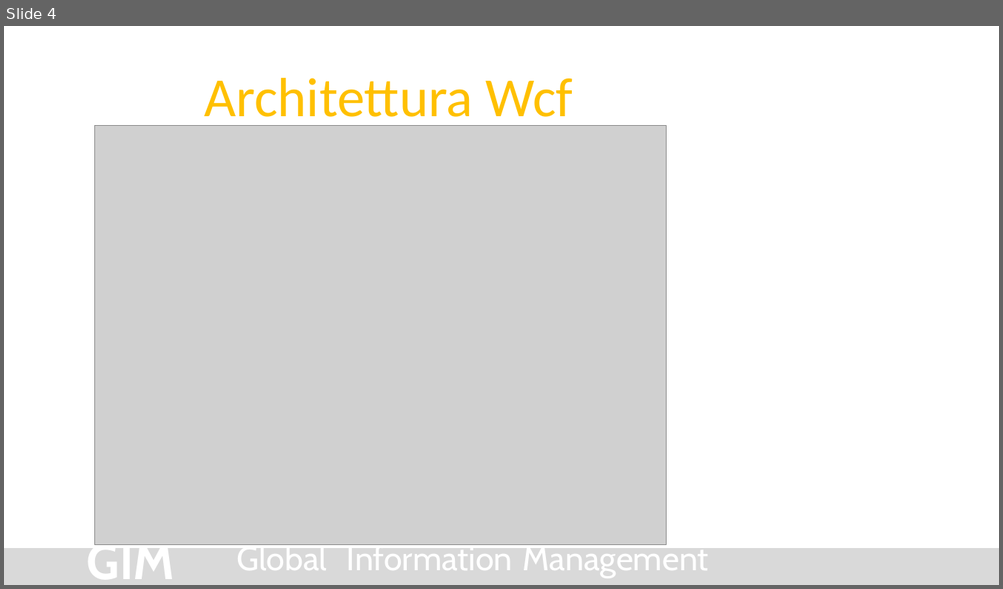
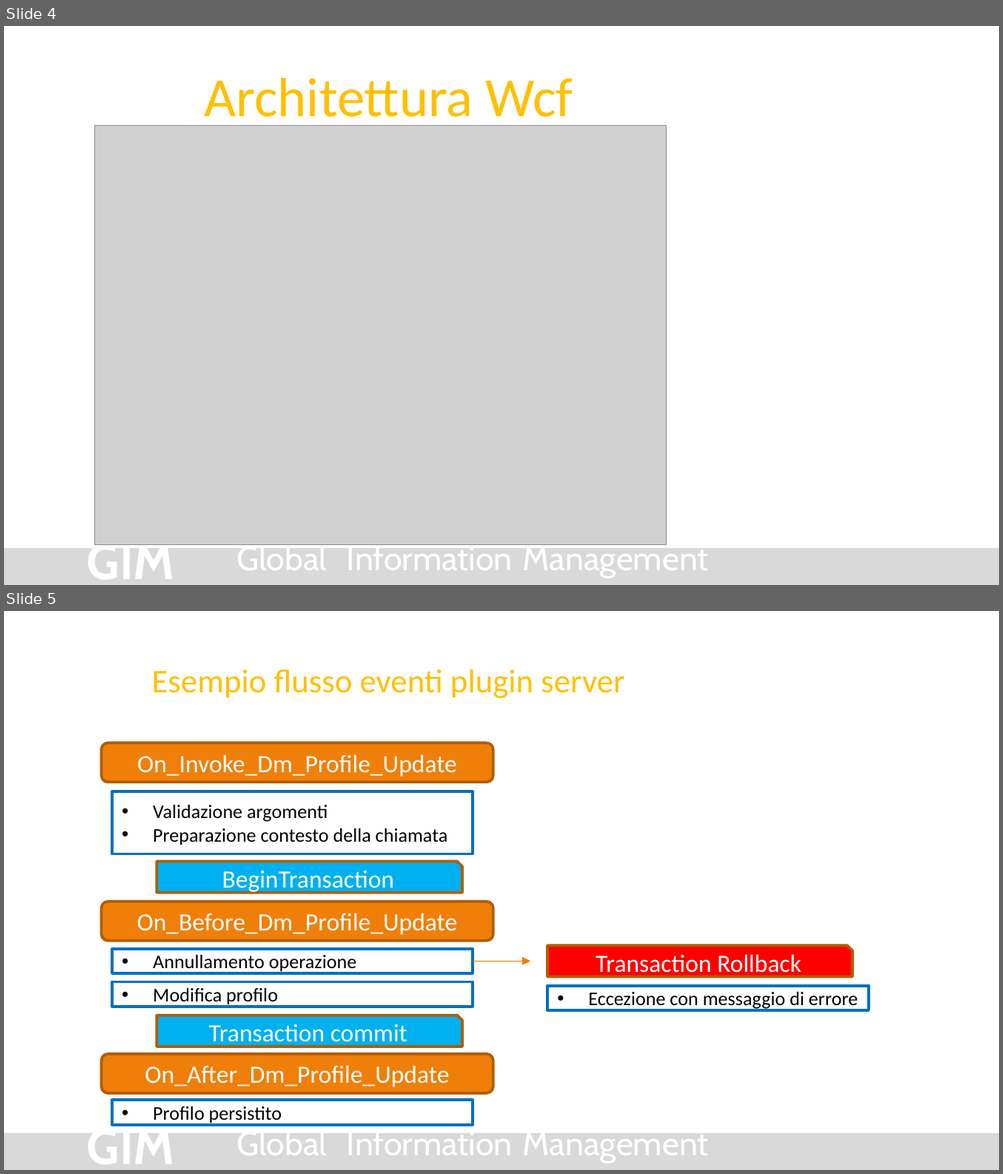
Before and after one commit to Arxivar/Arxivar-Next-Dev-4, a slide deck: doc/ARXDev4.pptx. Shown one above the other, each under a label of ours: slide 4 before the commit, slides 4 and 5 after it. The pictures are 1003x589 and 1003x1174 pixels, drawn with LibreOffice and Linux fonts; fonts in the diff are those of the drawing; grey boxes stand for pictures; background and template pictures are left out. Boxes give left, top, right and bottom in pixels: in the first picture for what was removed or moved away, otherwise in the second. Text is boxed around its words. In the diff, an @@ line names an element or a change of style, - is before the commit and + after.

```diff
--- a/doc/ARXDev4.pptx
+++ b/doc/ARXDev4.pptx
@@ slide 5 added at bbox=[4, 611, 999, 1170], background #FFFFFF; not listed: 5 template elements that a slide beside it also shows @@
@@ title added at bbox=[152, 669, 624, 698], 24 pt, text #FFC000 @@
+Esempio flusso eventi plugin server
@@ rounded rectangle added at bbox=[102, 743, 493, 782], fill #F07F09, outline #B25E07 2 pt, 18 pt, text #FFFFFF @@
+On_Invoke_Dm_Profile_Update
@@ rectangle added at bbox=[112, 791, 472, 854], fill #FFFFFF, outline #0070C0 2 pt, 14 pt, text #000000 @@
+• Validazione argomenti
+• Preparazione contesto della chiamata
@@ snip rect added at bbox=[157, 862, 463, 892], fill #00B0F0, outline #B25E07 2 pt, 18 pt, text #FFFFFF @@
+BeginTransaction
@@ rounded rectangle added at bbox=[102, 901, 493, 940], fill #F07F09, outline #B25E07 2 pt, 18 pt, text #FFFFFF @@
+On_Before_Dm_Profile_Update
@@ rectangle added at bbox=[112, 949, 472, 974], fill #FFFFFF, outline #0070C0 2 pt, 14 pt, text #000000 @@
+• Annullamento operazione
@@ arrow added from (472, 961) to (530, 961), #F07C03 0.75 pt @@
@@ snip rect added at bbox=[547, 946, 851, 977], fill #FF0000, outline #B25E07 2 pt, 18 pt, text #FFFFFF @@
+Transaction Rollback
@@ rectangle added at bbox=[112, 982, 472, 1007], fill #FFFFFF, outline #0070C0 2 pt, 14 pt, text #000000 @@
+• Modifica profilo
@@ rectangle added at bbox=[547, 986, 868, 1011], fill #FFFFFF, outline #0070C0 2 pt, 14 pt, text #000000 @@
+• Eccezione con messaggio di errore
@@ snip rect added at bbox=[157, 1016, 463, 1047], fill #00B0F0, outline #B25E07 2 pt, 18 pt, text #FFFFFF @@
+Transaction commit
@@ rounded rectangle added at bbox=[102, 1054, 493, 1093], fill #F07F09, outline #B25E07 2 pt, 18 pt, text #FFFFFF @@
+On_After_Dm_Profile_Update
@@ rectangle added at bbox=[112, 1100, 472, 1125], fill #FFFFFF, outline #0070C0 2 pt, 14 pt, text #000000 @@
+• Profilo persistito
```
Also in this commit, not shown: 3 slides changed, 1 other file.
